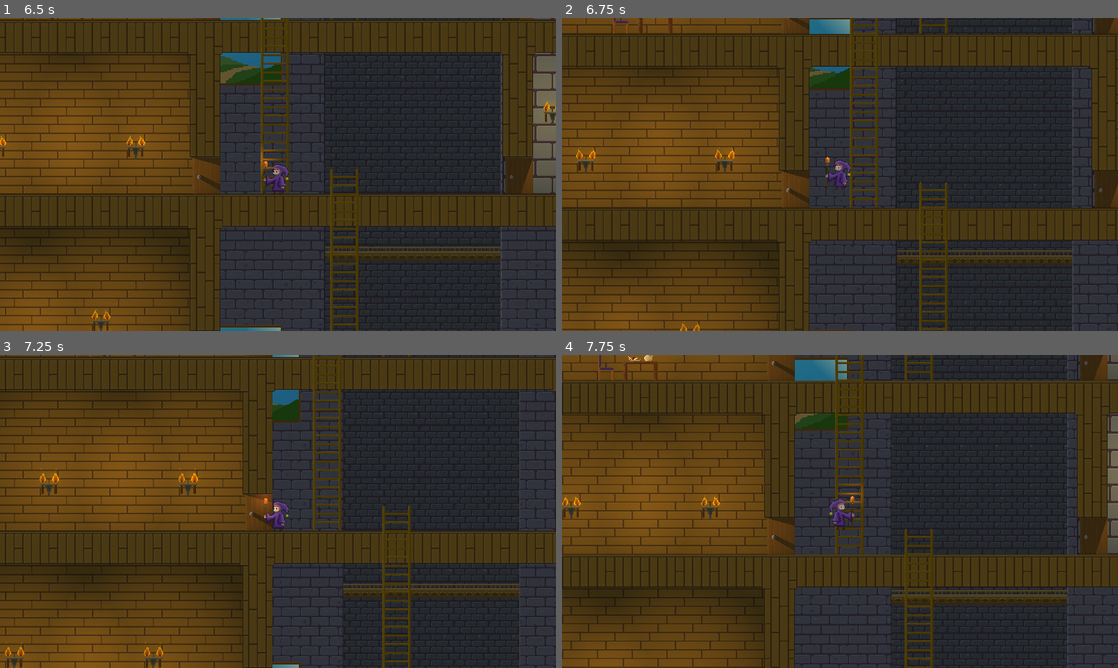
Above: before the commit, frames 1-4 (two rows, left to right).
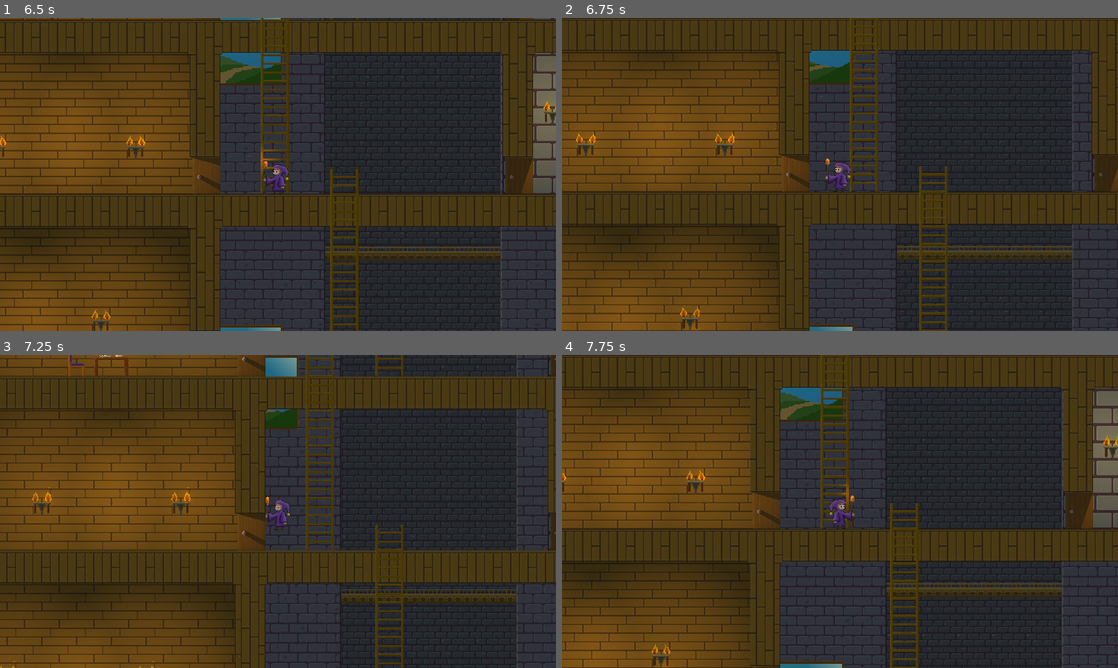
Above: after the commit, the same moments.

Repository: G-Milzink/LittleWizard
Game: Godot game, scene res://main.tscn
Same seed, same stepped clock (60 frames per second), same inputs: the game is played once before the commit and once after it.
Inputs:
- Up to frame 1 (6.5 s): tap Enter at 0.5 s; hold D (move_right) 0.53-2.03 s; tap W (jump) at 0.6, 0.77, 1.07, 1.35, 1.52, 1.82, 2.1, 2.85, 3.02, 3.32, 3.6, 3.77, 4.07, 4.35, 4.52, 4.82, 5.1, 5.85, 6.02, 6.32 s; hold A (move_left) 2.03-2.78 s; hold D (move_right) 2.78-4.28 s; hold A (move_left) 4.28-5.03 s; hold D (move_right) 5.03-5.78 s; hold A (move_left) from 5.78 s (still down)
- Up to frame 2 (6.75 s): keep holding A (move_left); tap W (jump) at 6.6 s
- Up to frame 3 (7.25 s): keep holding A (move_left); tap W (jump) at 6.77, 7.07 s
- Up to frame 4 (7.75 s): release A (move_left) at 7.28 s; hold D (move_right) from 7.28 s (still down); tap W (jump) at 7.35, 7.52 s

Frame 1 is identical in both runs. In frame 2, 27% of the frame differs, in the area x 0-100%, y 0-100%; in frame 3, 35%; in frame 4, 40%.

Commit message:
conditionalize player jump

Diff:
--- a/player.gd
+++ b/player.gd
@@ -21,8 +21,9 @@
 		velocity.y += gravity * delta
 
 func _handleJump(delta):
-	if Input.is_action_just_pressed("jump") and is_on_floor():
-		velocity.y = _Globals.player_jump_velocity
+	if !_Globals.can_climb:
+		if Input.is_action_just_pressed("jump") and is_on_floor():
+			velocity.y = _Globals.player_jump_velocity
 
 func _handleMovement(delta):
 	var direction = Input.get_axis("move_left", "move_right")
